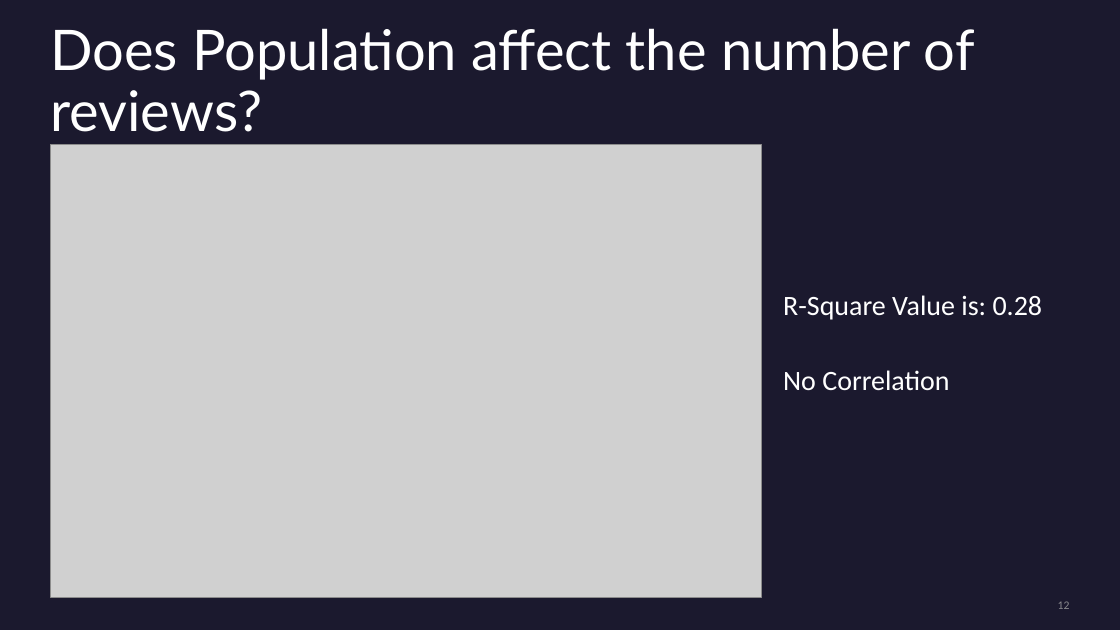
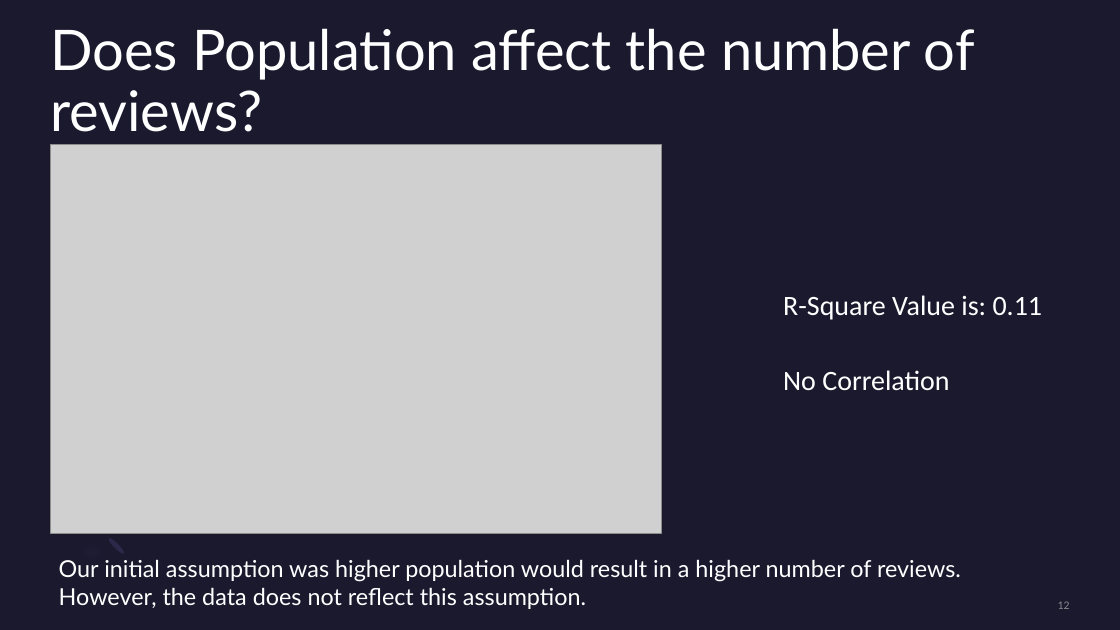
Before and after one commit to mward95/Restaurant_API, a slide deck: slide 12 of Sanjay Dabra/Presentation1.pptx. Drawn at 1120x630 pixels with LibreOffice and Linux fonts; fonts in the diff are those of the drawing; grey boxes stand for pictures. Boxes give left, top, right and bottom in pixels: in the first picture for what was removed or moved away, otherwise in the second. Text is boxed around its words. In the diff, an @@ line names an element or a change of style, - is before the commit and + after.

```diff
--- a/Sanjay Dabra/Presentation1.pptx
+++ b/Sanjay Dabra/Presentation1.pptx
@@ picture: place and size @@
-picture at box(50, 145, 762, 597)
+picture at box(50, 145, 661, 534)
@@ text at box(783, 295, 1043, 320): text changed @@
-R-Square Value is: 0.28
+R-Square Value is: 0.11
@@ ellipse added at box(106, 537, 125, 556), fill #2C284A @@
@@ text added at box(59, 559, 961, 609), 20 pt, text #FFFFFF @@
+Our initial assumption was higher population would result in a higher number of reviews.
+However, the data does not reflect this assumption.
```
Also in this commit, not shown: 7 other slides changed, 2 slides added, 1 slide removed.
